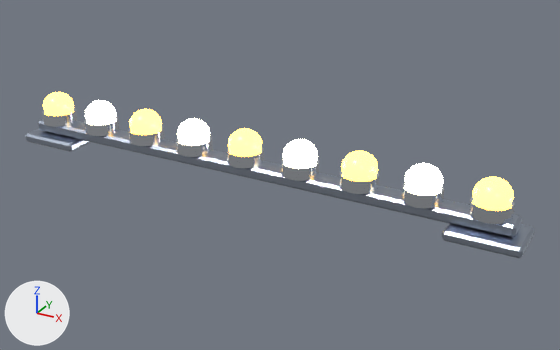
Renders of the glTF model game/assets/vehicles/dekotora/accessories/lighting/roof_marker_small_lamps.glb from each side of a commit.
Camera for both pictures: a camera (50 mm lens) standing at (1.53, -2.49, 1.31) and looking at (0.14, 0.04, 0.05). Arrows for +X, +Y and +Z are at lower left; the lights stay in place. The older version comes first. Where no turn or scale is listed for an object, it has been applied to the vertices.

The older version as bpy lines, for what is in view:
```python
mat_lamp_amber = principled_material('lamp_amber')
mat_lamp_amber.base_color = (1.0, 0.451, 0.063)  # orange #ffb347
mat_lamp_amber.roughness = 0.3
mat_lamp_amber.emission_color = (1.0, 0.451, 0.063)  # orange #ffb347
mat_lamp_amber.emission_strength = 7.0
me_lamp_amber = bpy.data.meshes.new('lamp_amber')
me_lamp_amber.from_pydata(...)  # 500 vertices, 980 faces; spans x -1.07..1.07, y -0.07..0.07, z 0.11..0.23
me_lamp_amber.materials.append(mat_lamp_amber)  # orange #ffb347, glowing orange #ffb347
me_lamp_white = bpy.data.meshes.new('lamp_white')
me_lamp_white.from_pydata(...)  # 400 vertices, 784 faces; spans x -0.82..0.82, y -0.07..0.07, z 0.11..0.23
me_lamp_white.materials.append(mat_lamp_white)  # beige #ffe9c2, glowing beige #ffe9c2
me_steel = bpy.data.meshes.new('steel')
me_steel.from_pydata(...)  # 72 vertices, 132 faces; spans x -1.14..1.14, y -0.1..0.1, z 0.0..0.09
me_steel.materials.append(mat_steel)  # light grey #aeb8c8
ob_lamp_amber = bpy.data.objects.new('lamp_amber', me_lamp_amber)
ob_lamp_amber.location = (0.0, 0.0, 0.0)
ob_lamp_white = bpy.data.objects.new('lamp_white', me_lamp_white)
ob_lamp_white.location = (0.0, 0.0, 0.0)
ob_steel = bpy.data.objects.new('steel', me_steel)
ob_steel.location = (0.0, 0.0, 0.0)
# also in view: 'chrome' at (0.0, 0.0, 0.09)
```
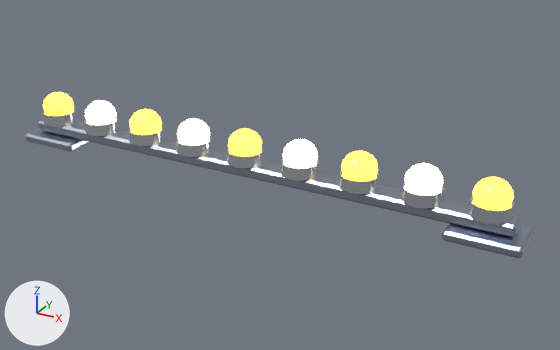
Edits to the bpy script that builds the scene:
```text
Change mat_lamp_amber:
    mat_lamp_amber.emission_strength: 7.0 -> 3.0
```

What differs and where, as boxes (x1, y1, x2, y2) in the pictures (560 x 350 px):
'lamp_amber', surface changed: (43, 92, 514, 210) in both
